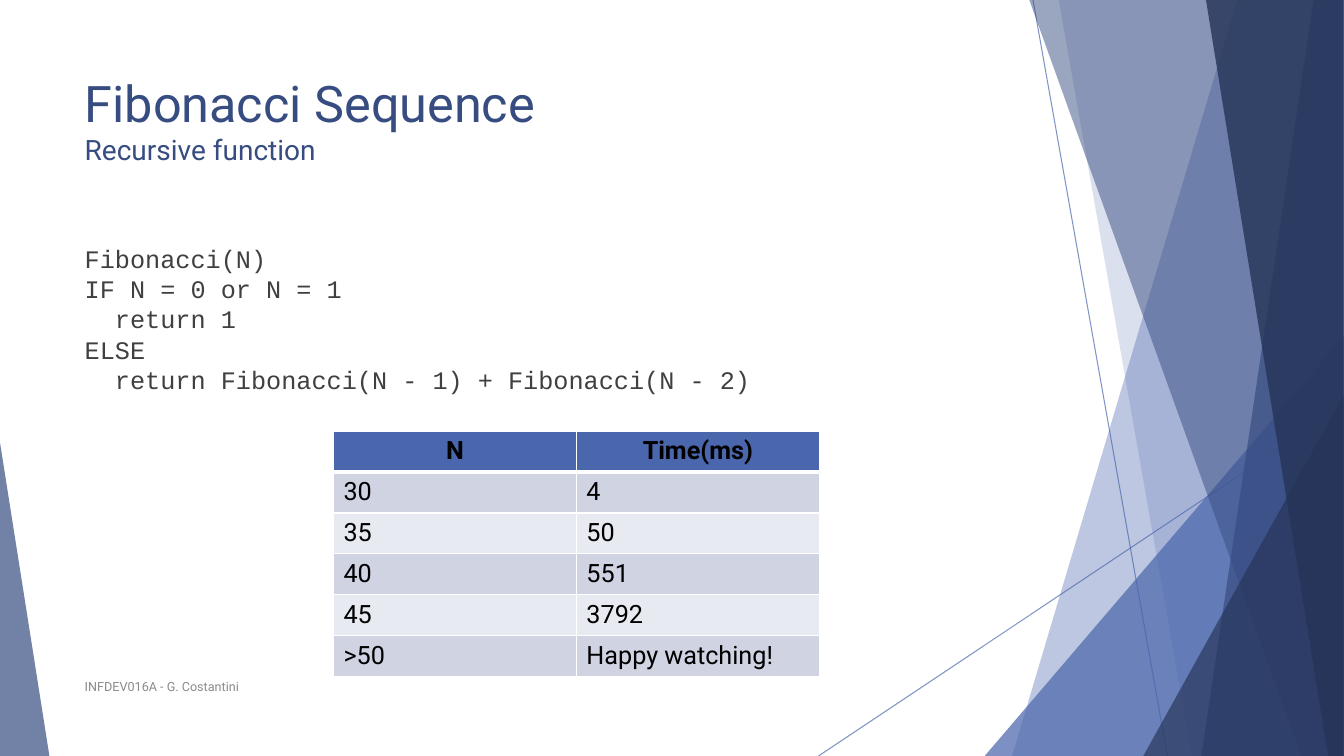
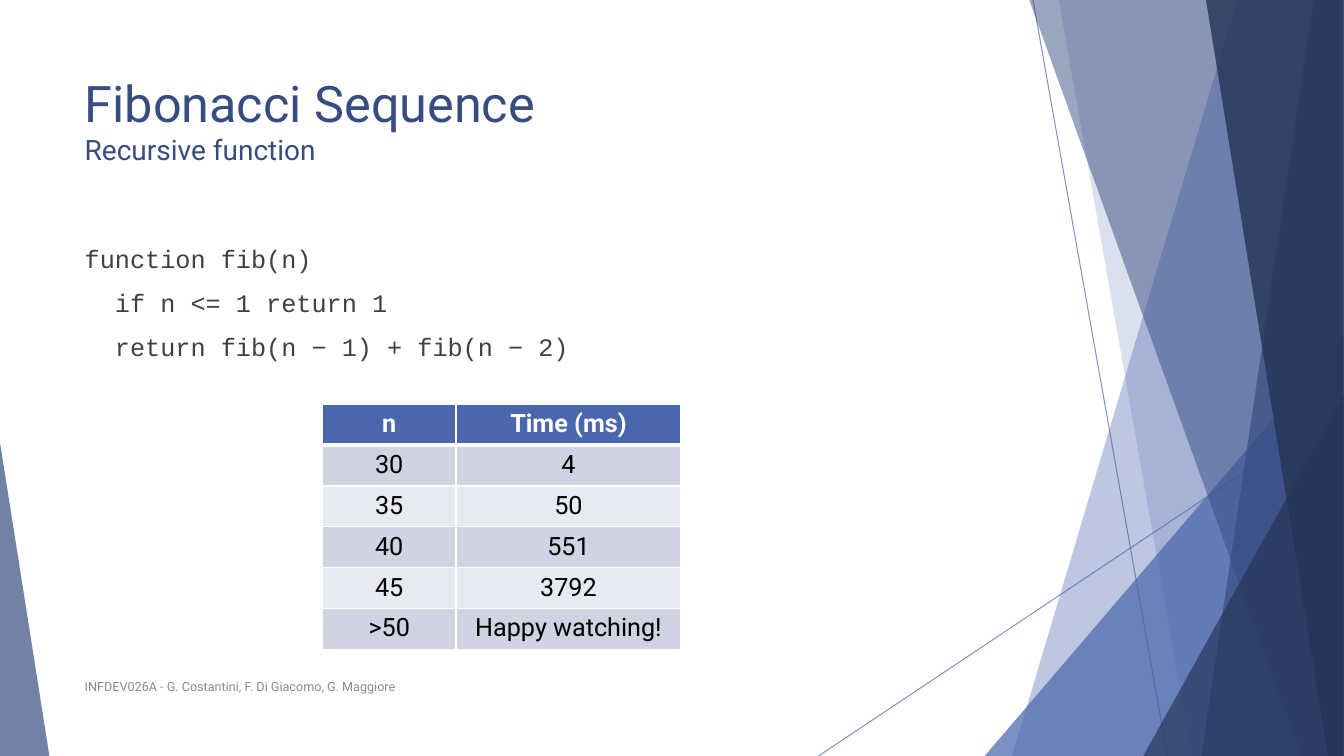
Before and after one commit to polyanos/INFDEV01-6A, a slide deck: slide 6 of Slides/Week 6 - Dynamic Programming, Floyd Warshall.pptx (slide 5 before the commit). Drawn at 1344x756 pixels with LibreOffice and Linux fonts; fonts in the diff are those of the drawing. Boxes give left, top, right and bottom in pixels: in the first picture for what was removed or moved away, otherwise in the second. Text is boxed around its words. In the diff, an @@ line names an element or a change of style, - is before the commit and + after.

```diff
--- a/Slides/Week 6 - Dynamic Programming, Floyd Warshall.pptx
+++ b/Slides/Week 6 - Dynamic Programming, Floyd Warshall.pptx
@@ text at (x1=85, y1=249, x2=568, y2=362): text changed @@
-Fibonacci(N)
-IF N = 0 or N = 1
-return 1
-ELSE
-return Fibonacci(N - 1) + Fibonacci(N - 2)
+function fib(n)
+if n <= 1 return 1
+return fib(n − 1) + fib(n − 2)
@@ table at (x1=323, y1=404, x2=682, y2=649) @@
-row 1, column 1: N
+row 1, column 1: n
-row 1, column 2: Time(ms)
+row 1, column 2: Time (ms)
@@ alignment left to centre @@
@@ table resized from (x1=334, y1=432, x2=820, y2=677) to (x1=323, y1=404, x2=682, y2=649) @@
@@ text at (x1=85, y1=682, x2=395, y2=694): text changed @@
-INFDEV016A - G. Costantini
+INFDEV026A - G. Costantini, F. Di Giacomo, G. Maggiore
```
Also in this commit, not shown: 10 other slides changed, 2 slides added.
